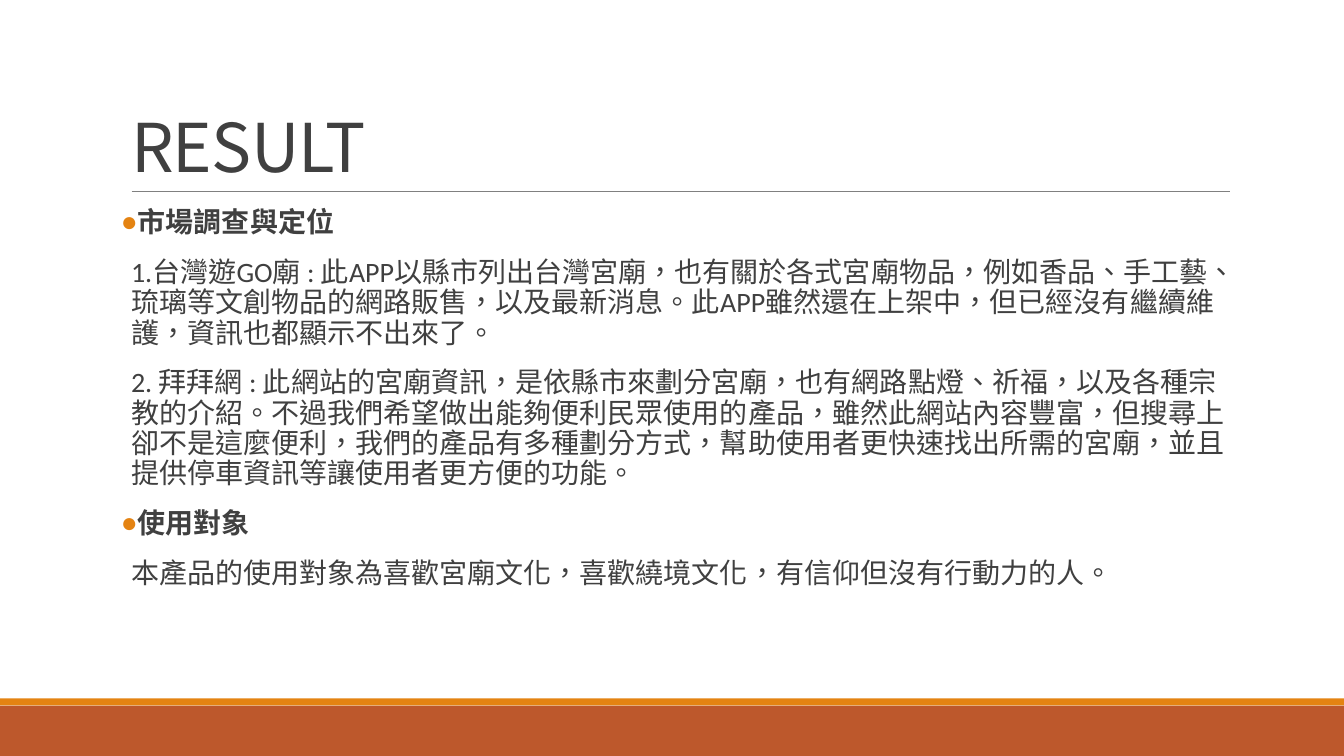
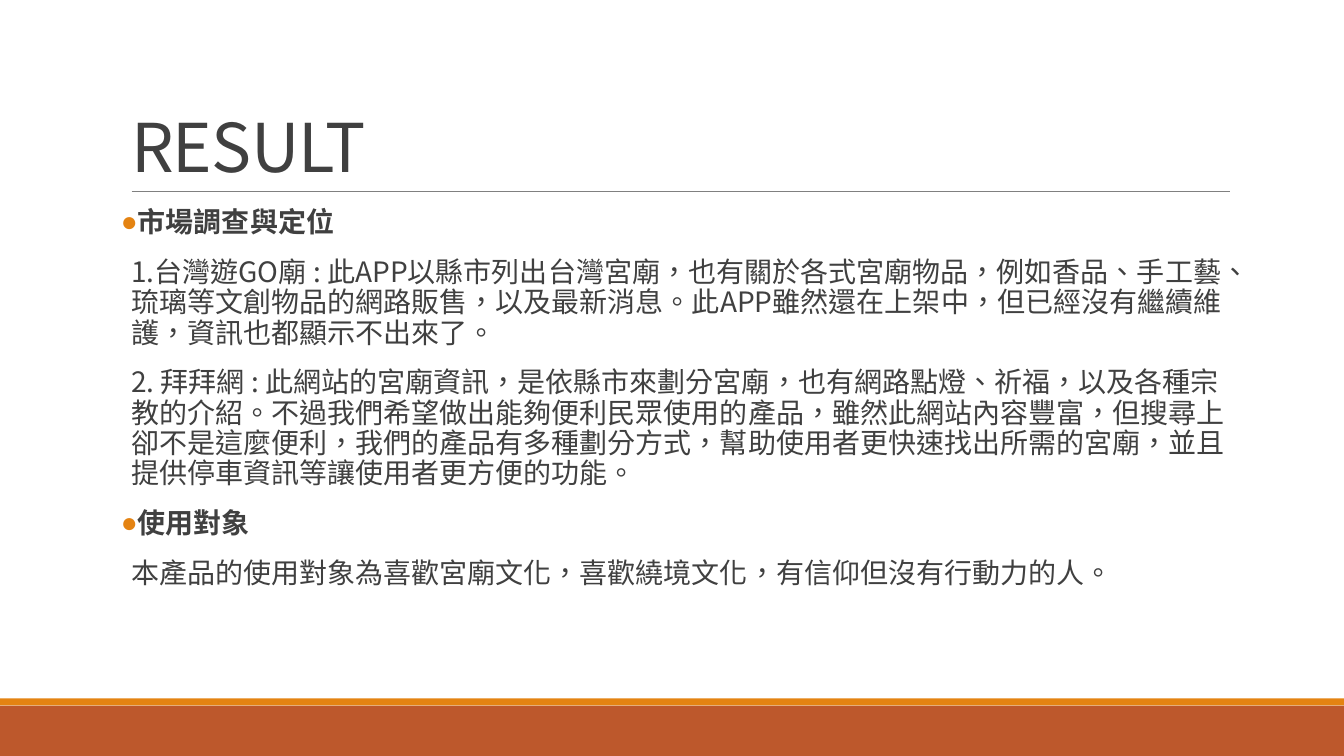
Before and after one commit to ntust-csie-islab/107-CC-homework1, a slide deck: slide 6 of M10615110/M10615110_HW1.pptx. Drawn at 1344x756 pixels with LibreOffice and Linux fonts; fonts in the diff are those of the drawing; background and template pictures are left out. Boxes give left, top, right and bottom in pixels: in the first picture for what was removed or moved away, otherwise in the second. Text is boxed around its words. In the diff, an @@ line names an element or a change of style, - is before the commit and + after.

Commit message:
M10615110 PPT update

```diff
--- a/M10615110/M10615110_HW1.pptx
+++ b/M10615110/M10615110_HW1.pptx
@@ text at [131,258,1249,586]: font Calibri to Noto Sans CJK SC @@
```
Also in this commit, not shown: 1 slide added.
